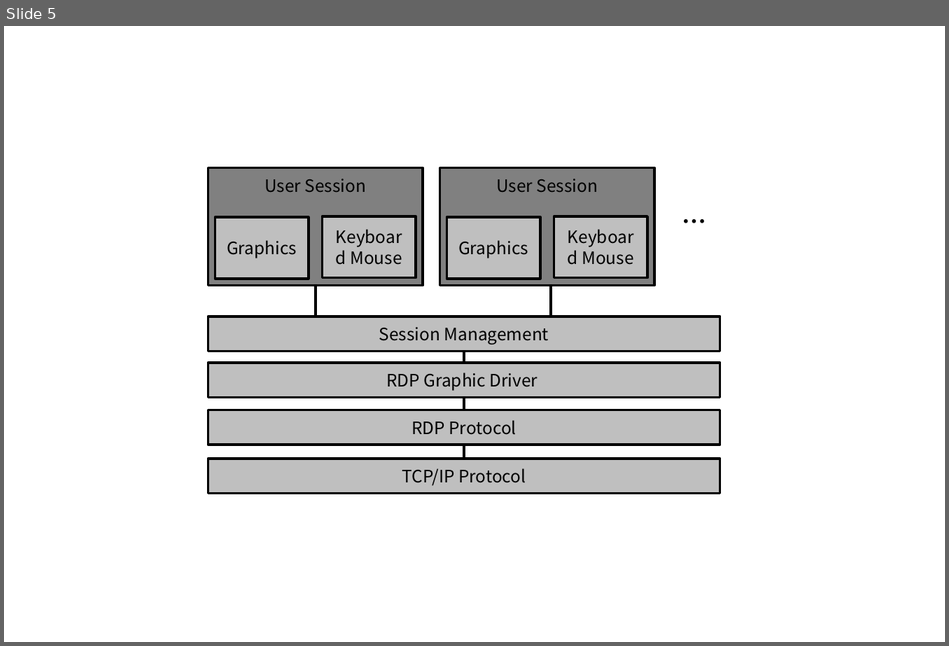
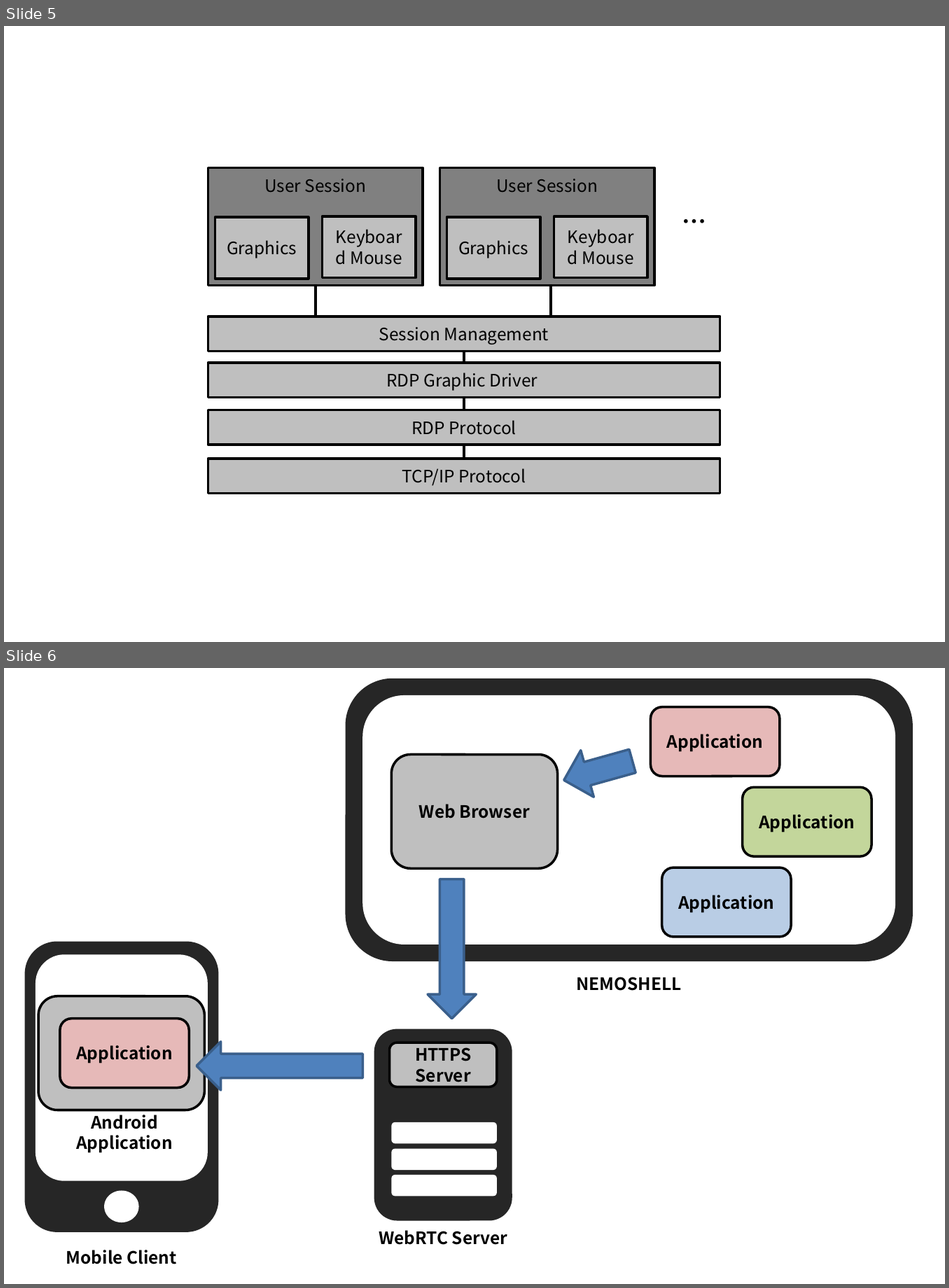
Before and after one commit to ghdud4006/RemoteNEMO, a slide deck: report/report_figures.pptx. Shown one above the other, each under a label of ours: slide 5 before the commit, slides 5 and 6 after it. The pictures are 949x646 and 949x1288 pixels, drawn with LibreOffice and Linux fonts; fonts in the diff are those of the drawing. Boxes give left, top, right and bottom in pixels: in the first picture for what was removed or moved away, otherwise in the second. Text is boxed around its words. In the diff, an @@ line names an element or a change of style, - is before the commit and + after.

```diff
--- a/report/report_figures.pptx
+++ b/report/report_figures.pptx
@@ slide 6 added at box(4, 668, 945, 1284), background #FFFFFF @@
@@ rounded rectangle added at box(346, 678, 913, 961), fill #262626 @@
@@ rounded rectangle added at box(362, 695, 894, 944), fill #FFFFFF @@
@@ rounded rectangle added at box(651, 706, 780, 776), fill #E6B9B8, outline #000000 2 pt, 14 pt, text #000000, bold @@
+Application
@@ down arrow added at box(558, 737, 639, 803), fill #4F81BD, outline #3A5F8C 2 pt @@
@@ rounded rectangle added at box(391, 754, 558, 868), fill #BFBFBF, outline #000000 2 pt, 14 pt, text #000000, bold @@
+Web Browser
@@ rounded rectangle added at box(742, 788, 871, 857), fill #C3D69B, outline #000000 2 pt, 14 pt, text #000000, bold @@
+Application
@@ rounded rectangle added at box(662, 868, 791, 937), fill #B9CDE5, outline #000000 2 pt, 14 pt, text #000000, bold @@
+Application
@@ down arrow added at box(428, 879, 476, 1019), fill #4F81BD, outline #3A5F8C 2 pt @@
@@ rounded rectangle added at box(25, 941, 218, 1232), fill #262626 @@
@@ rounded rectangle added at box(35, 954, 208, 1181), fill #FFFFFF @@
@@ text added at box(577, 977, 682, 991), 14 pt, text #000000, bold @@
+NEMOSHELL
@@ rounded rectangle added at box(38, 996, 204, 1110), fill #BFBFBF, outline #000000 2 pt, 14 pt, text #000000, bold @@
+Web Browser
@@ rounded rectangle added at box(60, 1019, 190, 1088), fill #E6B9B8, outline #000000 2 pt, 14 pt, text #000000, bold @@
+Application
@@ down arrow added at box(196, 1041, 362, 1089), fill #4F81BD, outline #3A5F8C 2 pt @@
@@ rounded rectangle added at box(374, 1029, 511, 1220), fill #262626 @@
@@ rounded rectangle added at box(390, 1042, 497, 1086), fill #BFBFBF, outline #000000 2 pt, 14 pt, text #000000, bold @@
+HTTPS Server
@@ text added at box(76, 1111, 173, 1153), 14 pt, text #000000, bold @@
+Android Application
@@ rounded rectangle added at box(391, 1122, 497, 1143), fill #FFFFFF @@
@@ rounded rectangle added at box(391, 1148, 497, 1170), fill #FFFFFF @@
@@ ellipse added at box(104, 1191, 138, 1222), fill #FFFFFF @@
@@ rounded rectangle added at box(391, 1175, 497, 1196), fill #FFFFFF @@
@@ text added at box(378, 1230, 507, 1245), 14 pt, text #000000, bold @@
+WebRTC Server
@@ text added at box(66, 1250, 176, 1264), 14 pt, text #000000, bold @@
+Mobile Client
```
Also in this commit, not shown: 3 other slides added.
